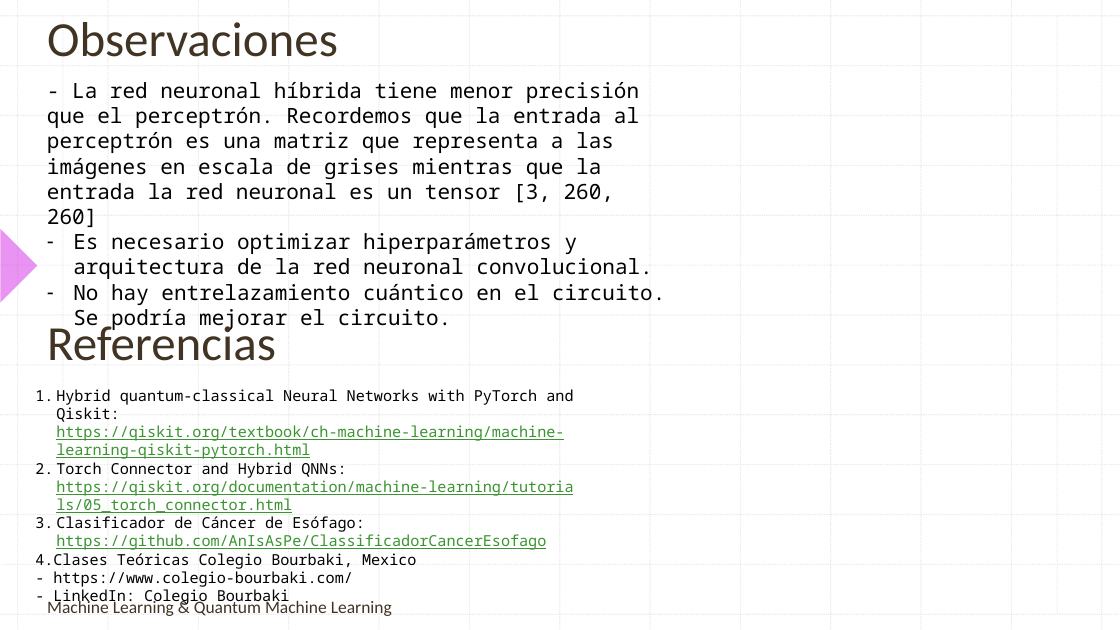
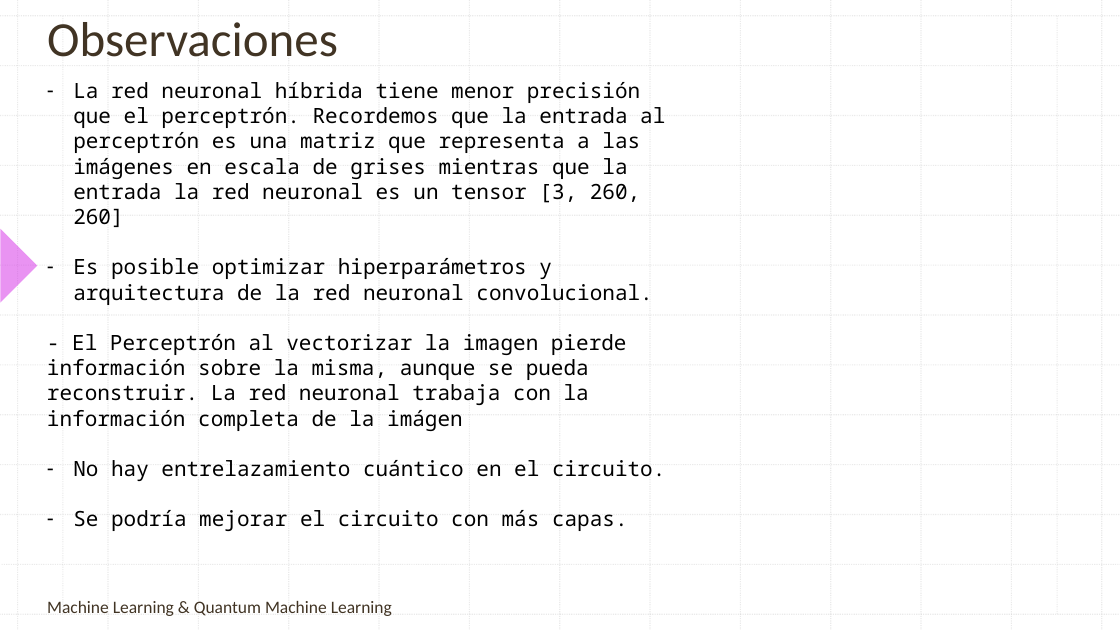
Before and after one commit to contepablod/QCNNCancerBinaryClassifier, a slide deck: slide 11 of Clasificador Cancerígeno por Imagenes.pptx (slide 10 before the commit). Drawn at 1120x630 pixels with LibreOffice and Linux fonts; fonts in the diff are those of the drawing; background and template pictures are left out. Boxes give left, top, right and bottom in pixels: in the first picture for what was removed or moved away, otherwise in the second. Text is boxed around its words. In the diff, an @@ line names an element or a change of style, - is before the commit and + after.

```diff
--- a/Clasificador Cancerígeno por Imagenes.pptx
+++ b/Clasificador Cancerígeno por Imagenes.pptx
@@ text at bbox=[47, 82, 665, 527]: text changed @@
-- La red neuronal híbrida tiene menor precisión que el perceptrón. Recordemos que la entrada al perceptrón es una matriz que representa a las imágenes en escala de grises mientras que la entrada la red neuronal es un tensor [3, 260, 260]
-– Es necesario optimizar hiperparámetros y arquitectura de la red neuronal convolucional.
-– No hay entrelazamiento cuántico en el circuito. Se podría mejorar el circuito.
+– La red neuronal híbrida tiene menor precisión que el perceptrón. Recordemos que la entrada al perceptrón es una matriz que representa a las imágenes en escala de grises mientras que la entrada la red neuronal es un tensor [3, 260, 260]
+– Es posible optimizar hiperparámetros y arquitectura de la red neuronal convolucional.
+- El Perceptrón al vectorizar la imagen pierde información sobre la misma, aunque se pueda reconstruir. La red neuronal trabaja con la información completa de la imágen
+– No hay entrelazamiento cuántico en el circuito.
+– Se podría mejorar el circuito con más capas.
@@ text removed at bbox=[47, 320, 276, 361] @@
-Referencias
@@ text removed at bbox=[35, 389, 573, 606] @@
-1. Hybrid quantum-classical Neural Networks with PyTorch and Qiskit: https://qiskit.org/textbook/ch-machine-learning/machine-learning-qiskit-pytorch.html
-2. Torch Connector and Hybrid QNNs: https://qiskit.org/documentation/machine-learning/tutorials/05_torch_connector.html
-3. Clasificador de Cáncer de Esófago: https://github.com/AnIsAsPe/ClassificadorCancerEsofago
-4.Clases Teóricas Colegio Bourbaki, Mexico
-- https://www.colegio-bourbaki.com/
-- LinkedIn: Colegio Bourbaki
```
Also in this commit, not shown: 1 other slide changed, 2 slides added.
